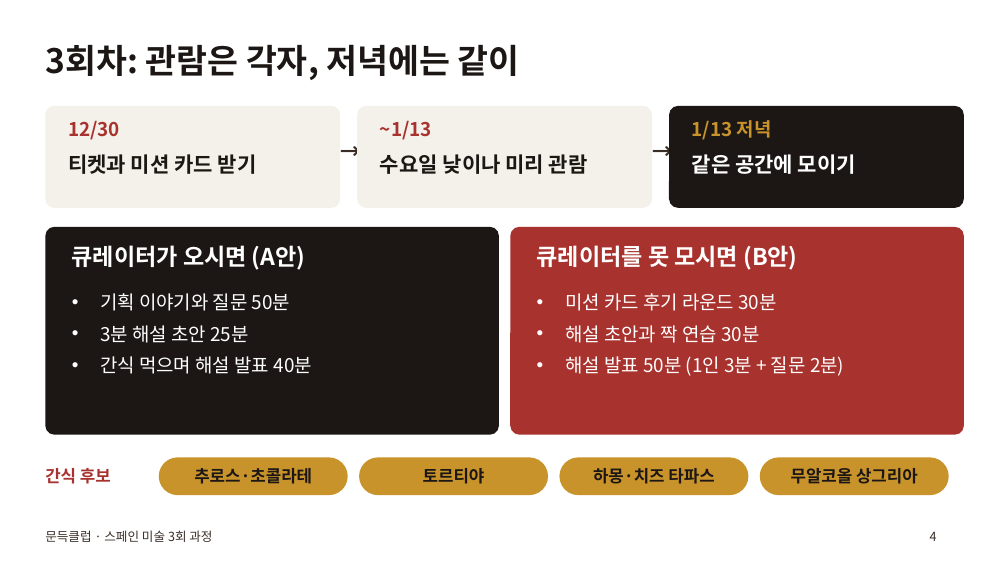
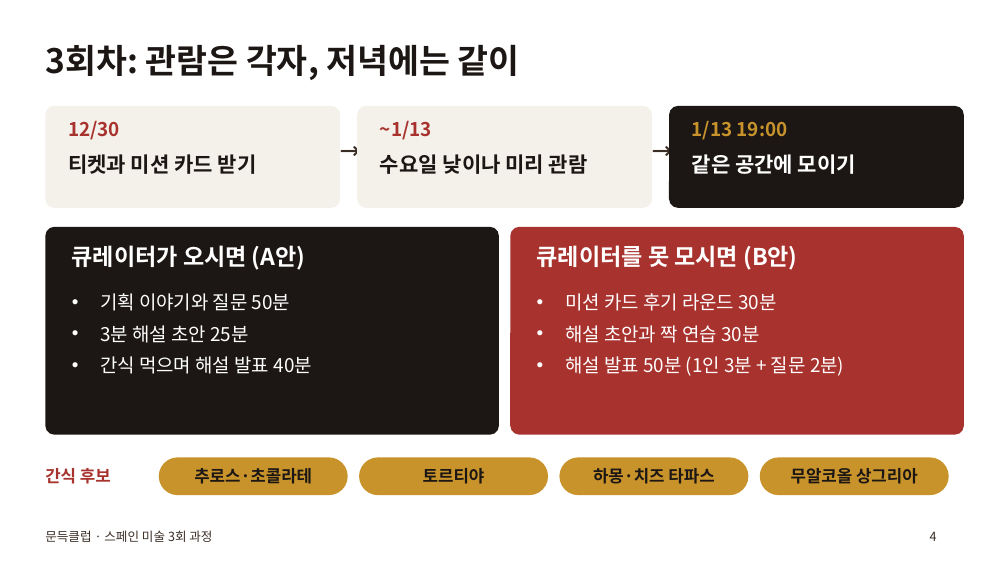
Before and after one commit to hyunjuwork-7923/-, a slide deck: slide 4 of deck/readon_spain_art_club_v10.pptx. Drawn at 1008x567 pixels with LibreOffice and Linux fonts; fonts in the diff are those of the drawing. Boxes give left, top, right and bottom in pixels: in the first picture for what was removed or moved away, otherwise in the second. Text is boxed around its words. In the diff, an @@ line names an element or a change of style, - is before the commit and + after.

```diff
--- a/deck/readon_spain_art_club_v10.pptx
+++ b/deck/readon_spain_art_club_v10.pptx
@@ text at <box>692,121,788,140</box>: text changed @@
-1/13 저녁
+1/13 19:00
```
Also in this commit, not shown: 3 other slides changed, 2 other files.
